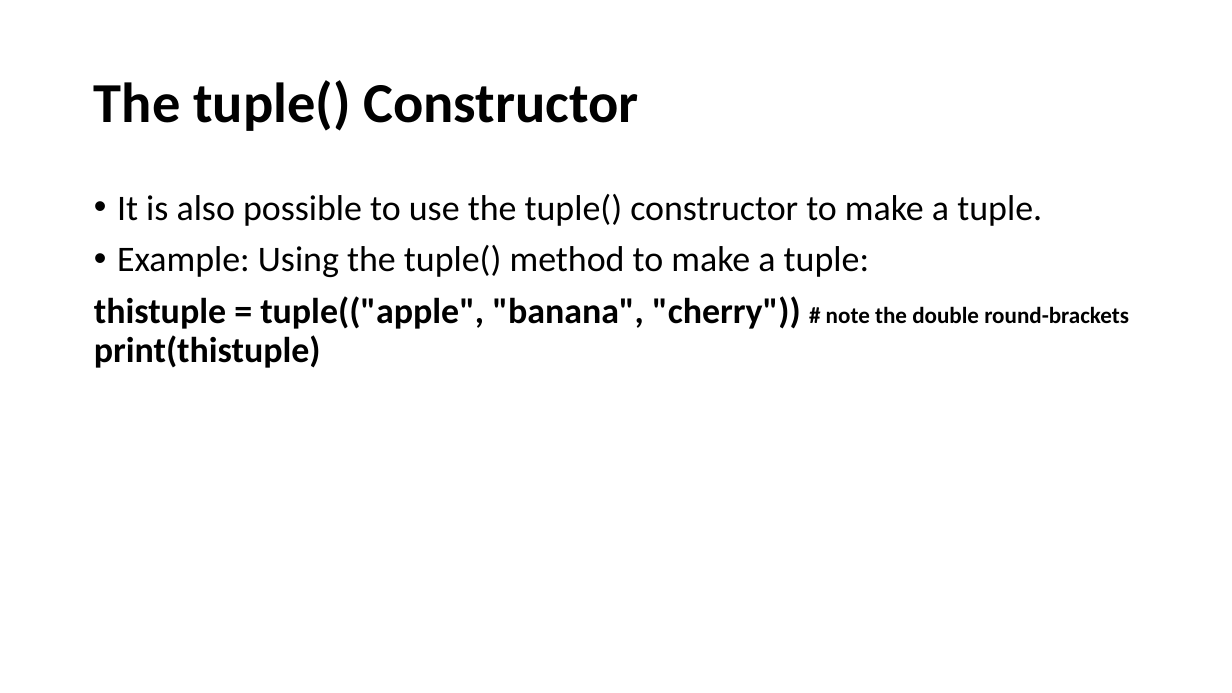
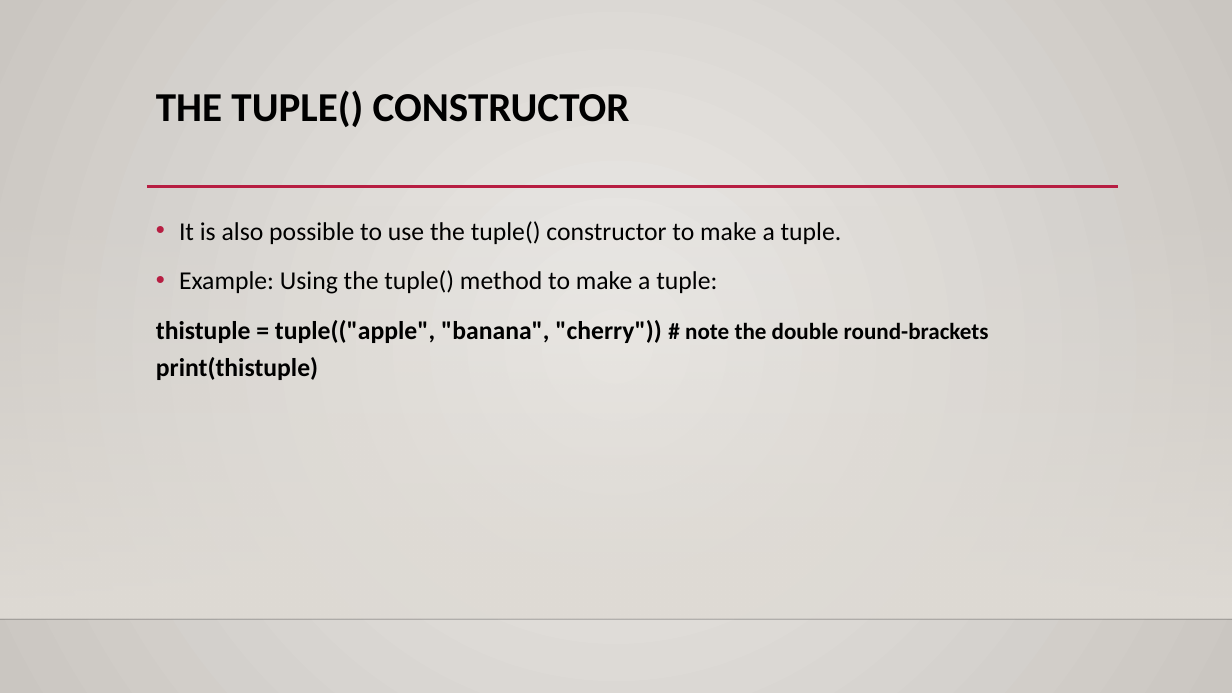
Before and after one commit to Gurpal-saghi-9/Python, a slide deck: slide 8 of PDF's Images/Python Tuples.pptx. Drawn at 1232x693 pixels with LibreOffice and Linux fonts; fonts in the diff are those of the drawing; background and template pictures are left out. Boxes give left, top, right and bottom in pixels: in the first picture for what was removed or moved away, otherwise in the second. Text is boxed around its words. In the diff, an @@ line names an element or a change of style, - is before the commit and + after.

```diff
--- a/PDF's Images/Python Tuples.pptx
+++ b/PDF's Images/Python Tuples.pptx
@@ background #FFFFFF to gradient #ECEAE7 to #CAC7C1 @@
@@ title "THE TUPLE() CONSTRUCTOR" at bbox=[156, 90, 630, 127]: vertical alignment middle to top @@
@@ title at bbox=[156, 90, 630, 127]: text changed; size 44 to 32 pt @@
-The tuple() Constructor
+THE TUPLE() CONSTRUCTOR
@@ rectangle added at bbox=[0, 204, 1232, 619], fill gradient #DFDBD5 @@
@@ text "It is also possible to ...": place and size @@
-text "It is also possible to ..." at bbox=[94, 194, 1129, 368]
+text "It is also possible to ..." at bbox=[156, 221, 989, 380]
@@ text "It is also possible to ..." at bbox=[156, 221, 989, 380]: size 28 to 20 pt in "It is also possible to use the ...", "Example: Using the tuple() method to make ...", "thistuple = tuple(("apple", "banana", "cherry")) print(thist ..."; line spacing 0.9 to 1.2 @@
@@ line added from (147, 187) to (1118, 187), #B71E42 2.5 pt @@
@@ line added from (0, 619) to (1232, 619), #000001 1 pt @@
```
Also in this commit, not shown: 31 other slides changed, 3 other files.
